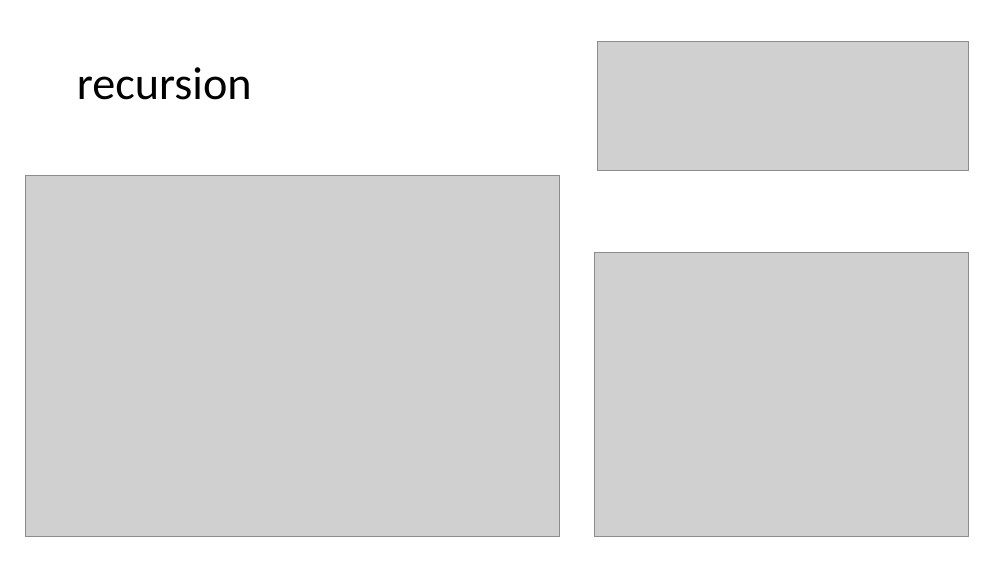
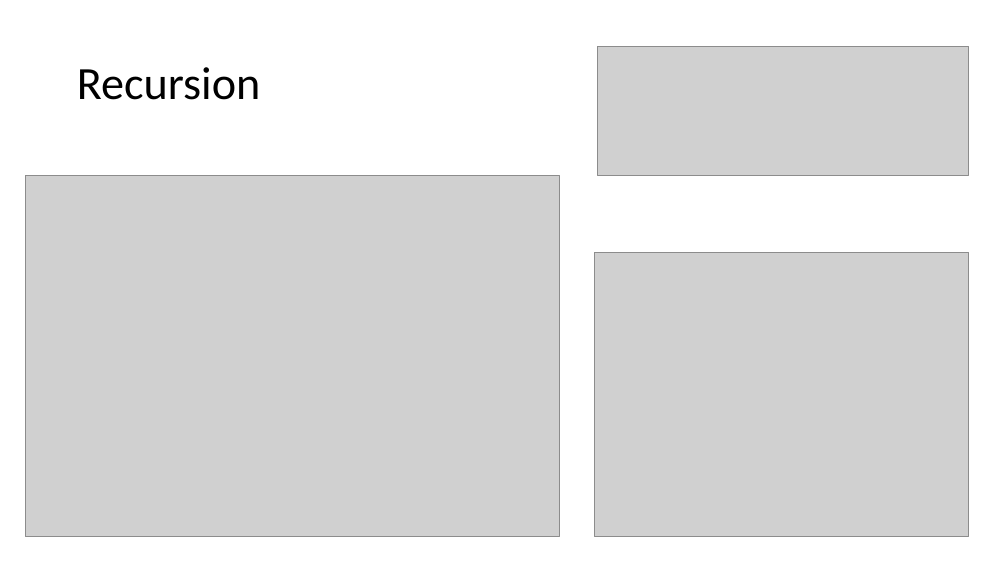
Before and after one commit to yixian03/miniProject3, a slide deck: slide 3 of document/miniProject 3_presentation.pptx. Drawn at 1008x567 pixels with LibreOffice and Linux fonts; fonts in the diff are those of the drawing; grey boxes stand for pictures. Boxes give left, top, right and bottom in pixels: in the first picture for what was removed or moved away, otherwise in the second. Text is boxed around its words. In the diff, an @@ line names an element or a change of style, - is before the commit and + after.

```diff
--- a/document/miniProject 3_presentation.pptx
+++ b/document/miniProject 3_presentation.pptx
@@ picture moved from (x1=597, y1=42, x2=969, y2=171) to (x1=597, y1=46, x2=969, y2=175) @@
@@ title at (x1=77, y1=67, x2=261, y2=100): text changed @@
-recursion
+Recursion
```
Also in this commit, not shown: 2 other slides changed, 2 slides added, 1 slide removed, 4 other files.
